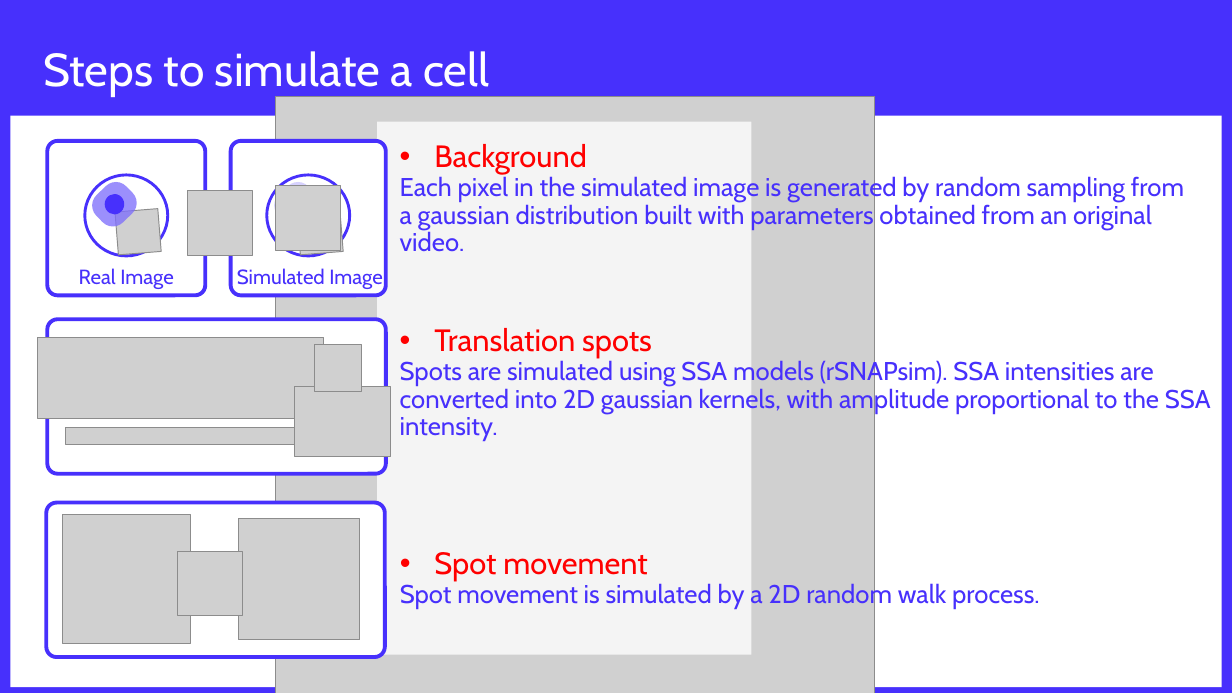
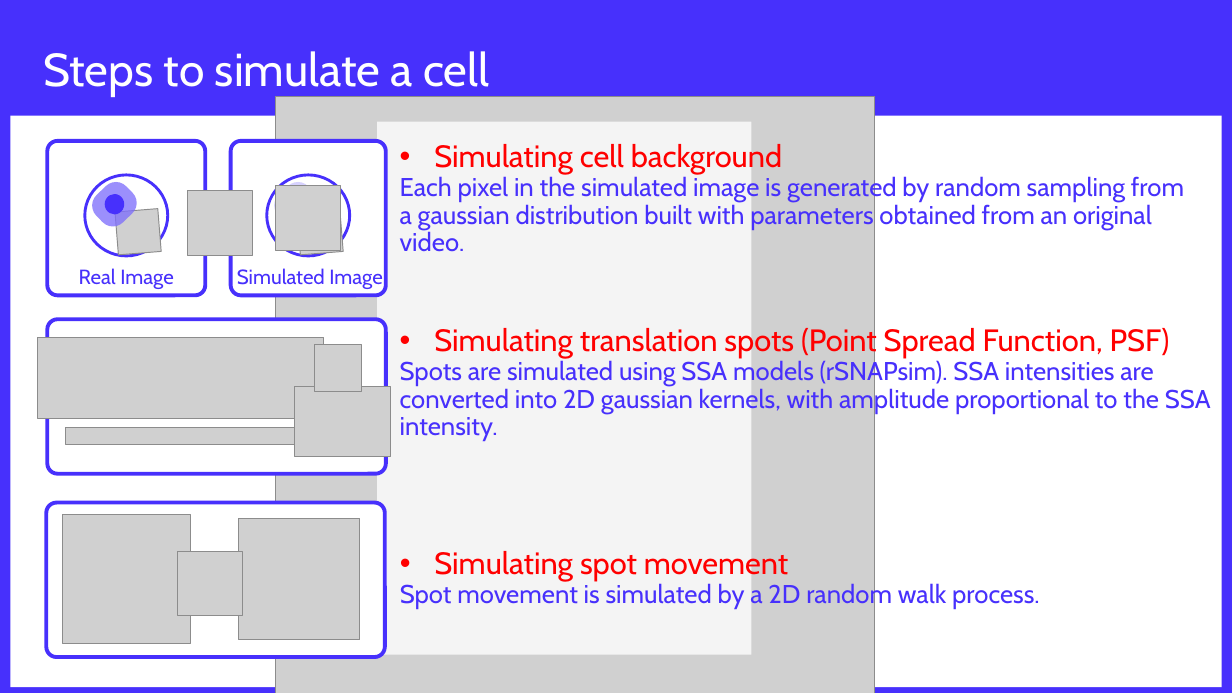
Before and after one commit to MunskyGroup/rsnaped, a slide deck: slide 4 of docs/images/presentation/presentation_rsnaped_colab.pptx. Drawn at 1232x693 pixels with LibreOffice and Linux fonts; fonts in the diff are those of the drawing; grey boxes stand for pictures; background and template pictures are left out. Boxes give left, top, right and bottom in pixels: in the first picture for what was removed or moved away, otherwise in the second. Text is boxed around its words. In the diff, an @@ line names an element or a change of style, - is before the commit and + after.

Commit message:
updating slides

```diff
--- a/docs/images/presentation/presentation_rsnaped_colab.pptx
+++ b/docs/images/presentation/presentation_rsnaped_colab.pptx
@@ text at [434,143,782,174]: text changed @@
-• Background
+• Simulating cell background
@@ text at [434,325,1170,358]: text changed @@
-• Translation spots
+• Simulating translation spots (Point Spread Function, PSF)
@@ text at [434,551,788,581]: text changed @@
-• Spot movement
+• Simulating spot movement
```
Also in this commit, not shown: 2 other files.
